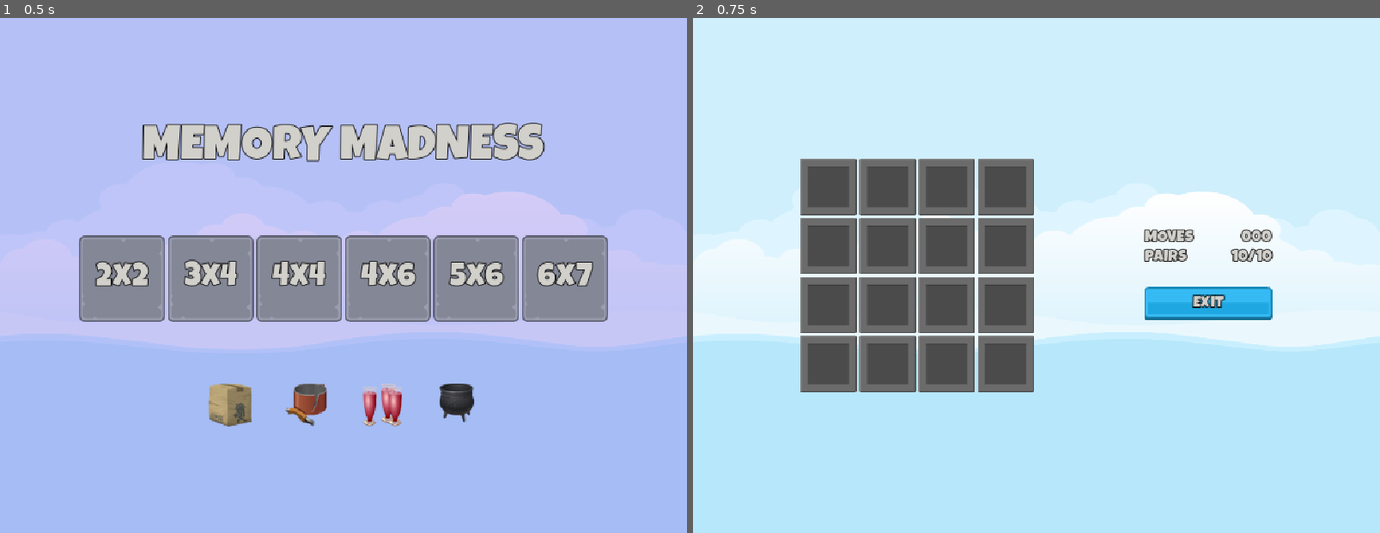
Above: before the commit, frames 1-2 (left to right).
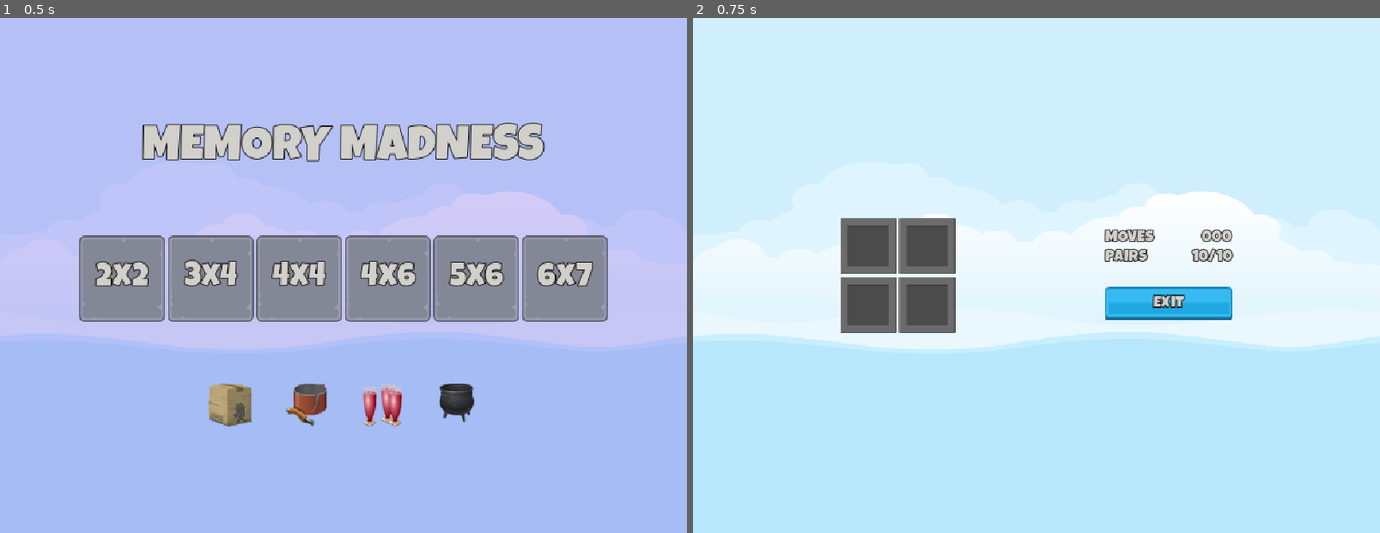
Above: after the commit, the same moments.

Repository: LHO-Developments/Godot-Projects
Game: Godot game, scene res://Scenes/Master/Master.tscn
Two runs of this game, one before a commit and one after it. Both use one fixed random seed, a clock stepped at 60 frames per second and the inputs below.
Inputs:
- Up to frame 1 (0.5 s): no input
- Up to frame 2 (0.75 s): click "2x2" at 0.5 s

Frame 1 is identical in both runs. In frame 2, 14% of the frame differs, in the area x 15-85%, y 27-73%.

Commit message:
Add logic to exit game to home

Diff:
--- a/Memory Madness/memory-madness/Globals/signal_hub.gd
+++ b/Memory Madness/memory-madness/Globals/signal_hub.gd
@@ -1,6 +1,10 @@
 extends Node
 
 signal on_level_selected(level_setting: LevelSetting);
+signal on_game_exit_pressed;
 
 func emit_on_level_selected(level_setting: LevelSetting) -> void:
 	on_level_selected.emit(level_setting);
+
+func emit_on_game_exit_pressed() -> void:
+	on_game_exit_pressed.emit();
--- a/Memory Madness/memory-madness/Scenes/Game/Game.gd
+++ b/Memory Madness/memory-madness/Scenes/Game/Game.gd
@@ -1,4 +1,7 @@
 extends Control
+
+const MEMORY_TILE = preload("uid://cql5xay1b52lu")
+@onready var grid_container: GridContainer = $HB/GridContainer
 
 
 # Called when the node enters the scene tree for the first time.
@@ -7,4 +10,13 @@
 
 
 func _on_level_selected(level_setting: LevelSetting) -> void:
-	print("game: ", level_setting);
+	grid_container.columns = level_setting.cols;
+	for n in level_setting.total_tiles:
+		var tile = MEMORY_TILE.instantiate();
+		grid_container.add_child(tile);
+
+
+func _on_exit_button_pressed() -> void:
+	for t in grid_container.get_children():
+		t.queue_free();
+	SignalHub.emit_on_game_exit_pressed();
--- a/Memory Madness/memory-madness/Scenes/Game/Game.tscn
+++ b/Memory Madness/memory-madness/Scenes/Game/Game.tscn
@@ -1,7 +1,6 @@
 [gd_scene format=3 uid="uid://5rq82ik7i04h"]
 
 [ext_resource type="Script" uid="uid://b6ukuqfnuv275" path="res://Scenes/Game/Game.gd" id="1_3k6gv"]
-[ext_resource type="PackedScene" uid="uid://cql5xay1b52lu" path="res://Scenes/MemoryTile/MemoryTile.tscn" id="1_rdw05"]
 [ext_resource type="LabelSettings" uid="uid://dwks2cb2bmbxb" path="res://Resources/Label_White_24.tres" id="2_gwu2e"]
 [ext_resource type="Texture2D" uid="uid://dk16kfwtqa4yi" path="res://Assets/ui/blue_button00.png" id="3_y3kpf"]
 [ext_resource type="Texture2D" uid="uid://xk4h4k6palx2" path="res://Assets/ui/yellow_button00.png" id="4_3k6gv"]
@@ -33,54 +32,6 @@
 size_flags_horizontal = 4
 size_flags_vertical = 4
 columns = 4
-
-[node name="MemoryTile" parent="HB/GridContainer" unique_id=1242308473 instance=ExtResource("1_rdw05")]
-layout_mode = 2
-
-[node name="MemoryTile2" parent="HB/GridContainer" unique_id=2038412772 instance=ExtResource("1_rdw05")]
-layout_mode = 2
-
-[node name="MemoryTile3" parent="HB/GridContainer" unique_id=2039302122 instance=ExtResource("1_rdw05")]
-layout_mode = 2
-
-[node name="MemoryTile4" parent="HB/GridContainer" unique_id=78118763 instance=ExtResource("1_rdw05")]
-layout_mode = 2
-
-[node name="MemoryTile5" parent="HB/GridContainer" unique_id=808360577 instance=ExtResource("1_rdw05")]
-layout_mode = 2
-
-[node name="MemoryTile6" parent="HB/GridContainer" unique_id=682522776 instance=ExtResource("1_rdw05")]
-layout_mode = 2
-
-[node name="MemoryTile7" parent="HB/GridContainer" unique_id=1925155215 instance=ExtResource("1_rdw05")]
-layout_mode = 2
-
-[node name="MemoryTile8" parent="HB/GridContainer" unique_id=1396920449 instance=ExtResource("1_rdw05")]
-layout_mode = 2
-
-[node name="MemoryTile9" parent="HB/GridContainer" unique_id=438083306 instance=ExtResource("1_rdw05")]
-layout_mode = 2
-
-[node name="MemoryTile10" parent="HB/GridContainer" unique_id=1136058516 instance=ExtResource("1_rdw05")]
-layout_mode = 2
-
-[node name="MemoryTile11" parent="HB/GridContainer" unique_id=353077067 instance=ExtResource("1_rdw05")]
-layout_mode = 2
-
-[node name="MemoryTile12" parent="HB/GridContainer" unique_id=1051165535 instance=ExtResource("1_rdw05")]
-layout_mode = 2
-
-[node name="MemoryTile13" parent="HB/GridContainer" unique_id=1225526584 instance=ExtResource("1_rdw05")]
-layout_mode = 2
-
-[node name="MemoryTile14" parent="HB/GridContainer" unique_id=1775462843 instance=ExtResource("1_rdw05")]
-layout_mode = 2
-
-[node name="MemoryTile15" parent="HB/GridContainer" unique_id=947897820 instance=ExtResource("1_rdw05")]
-layout_mode = 2
-
-[node name="MemoryTile16" parent="HB/GridContainer" unique_id=595182537 instance=ExtResource("1_rdw05")]
-layout_mode = 2
 
 [node name="Spacer2" type="Control" parent="HB" unique_id=653760690]
 layout_mode = 2
@@ -129,13 +80,13 @@
 custom_minimum_size = Vector2(0, 24)
 layout_mode = 2
 
-[node name="TextureButton" type="TextureButton" parent="HB/VB" unique_id=1535891119]
+[node name="ExitButton" type="TextureButton" parent="HB/VB" unique_id=1535891119]
 layout_mode = 2
 texture_normal = ExtResource("3_y3kpf")
 texture_pressed = ExtResource("4_3k6gv")
 texture_hover = ExtResource("5_1q8bt")
 
-[node name="Label" type="Label" parent="HB/VB/TextureButton" unique_id=197945937]
+[node name="Label" type="Label" parent="HB/VB/ExitButton" unique_id=197945937]
 layout_mode = 1
 anchors_preset = 8
 anchor_left = 0.5
@@ -154,3 +105,5 @@
 [node name="Spacer3" type="Control" parent="HB" unique_id=103384697]
 layout_mode = 2
 size_flags_horizontal = 3
+
+[connection signal="pressed" from="HB/VB/ExitButton" to="." method="_on_exit_button_pressed"]
--- a/Memory Madness/memory-madness/Scenes/Master/Master.gd
+++ b/Memory Madness/memory-madness/Scenes/Master/Master.gd
@@ -6,7 +6,8 @@
 # Called when the node enters the scene tree for the first time.
 func _ready() -> void:
 	SignalHub.on_level_selected.connect(_on_level_selected);
-	show_game(false);
+	SignalHub.on_game_exit_pressed.connect(on_game_exit_pressed);
+	on_game_exit_pressed()
 
 
 func _on_level_selected(level_setting: LevelSetting) -> void:
@@ -19,3 +20,6 @@
 	else:
 		main.show();
 		game.hide();
+
+func on_game_exit_pressed() -> void:
+	show_game(false);
--- /dev/null
+++ b/Memory Madness/memory-madness/Scenes/MemoryTile/MemoryTile.gd
@@ -0,0 +1,2 @@
+extends TextureButton
+class_name MemoryTile;
--- a/Memory Madness/memory-madness/Scenes/MemoryTile/MemoryTile.tscn
+++ b/Memory Madness/memory-madness/Scenes/MemoryTile/MemoryTile.tscn
@@ -1,8 +1,10 @@
 [gd_scene format=3 uid="uid://cql5xay1b52lu"]
 
 [ext_resource type="Texture2D" uid="uid://uxopsjhnkjuk" path="res://Assets/frames/hidden_frame_blank.png" id="1_dtpqw"]
+[ext_resource type="Script" uid="uid://dtivr81jw0abe" path="res://Scenes/MemoryTile/MemoryTile.gd" id="2_axhco"]
 
 [node name="MemoryTile" type="TextureButton" unique_id=1242308473]
 offset_right = 40.0
 offset_bottom = 40.0
 texture_normal = ExtResource("1_dtpqw")
+script = ExtResource("2_axhco")
Not shown, added: Memory Madness/memory-madness/Scenes/MemoryTile/MemoryTile.gd.uid
